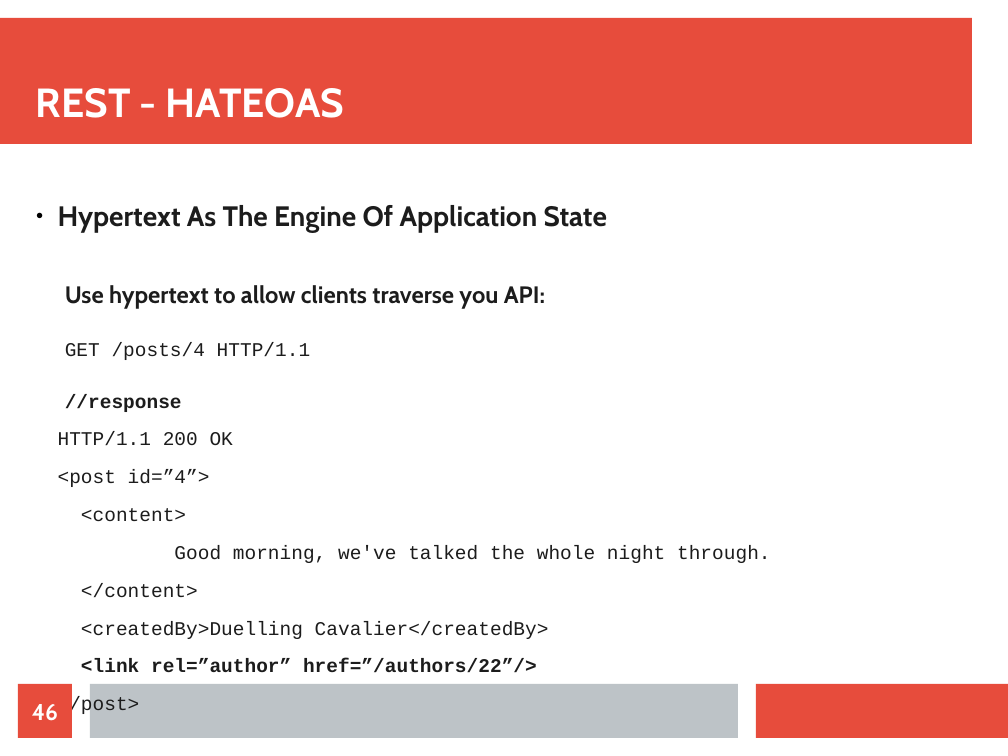
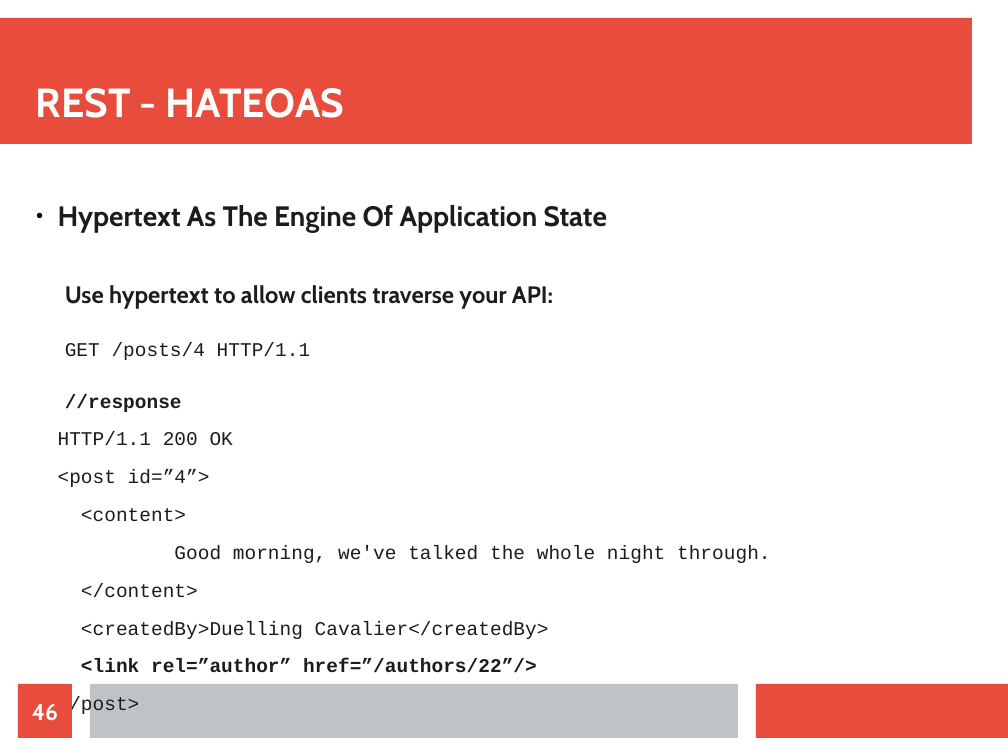
Before and after one commit to maxotta/pia-labs, a slide deck: slide 46 of lectures/ws_wsockets/ws_wsockets.odp. Drawn at 1008x756 pixels with LibreOffice and Linux fonts; fonts in the diff are those of the drawing. Boxes give left, top, right and bottom in pixels: in the first picture for what was removed or moved away, otherwise in the second. Text is boxed around its words. In the diff, an @@ line names an element or a change of style, - is before the commit and + after.

```diff
--- a/lectures/ws_wsockets/ws_wsockets.odp
+++ b/lectures/ws_wsockets/ws_wsockets.odp
@@ text at box(65, 285, 553, 412): text changed @@
-  Use hypertext to allow clients traverse you API:
-  GET /posts/4 HTTP/1.1
-  //response
+  Use hypertext to allow clients traverse your API:
+  GET /posts/4 HTTP/1.1
+  //response
```
Also in this commit, not shown: 1 slide added.
